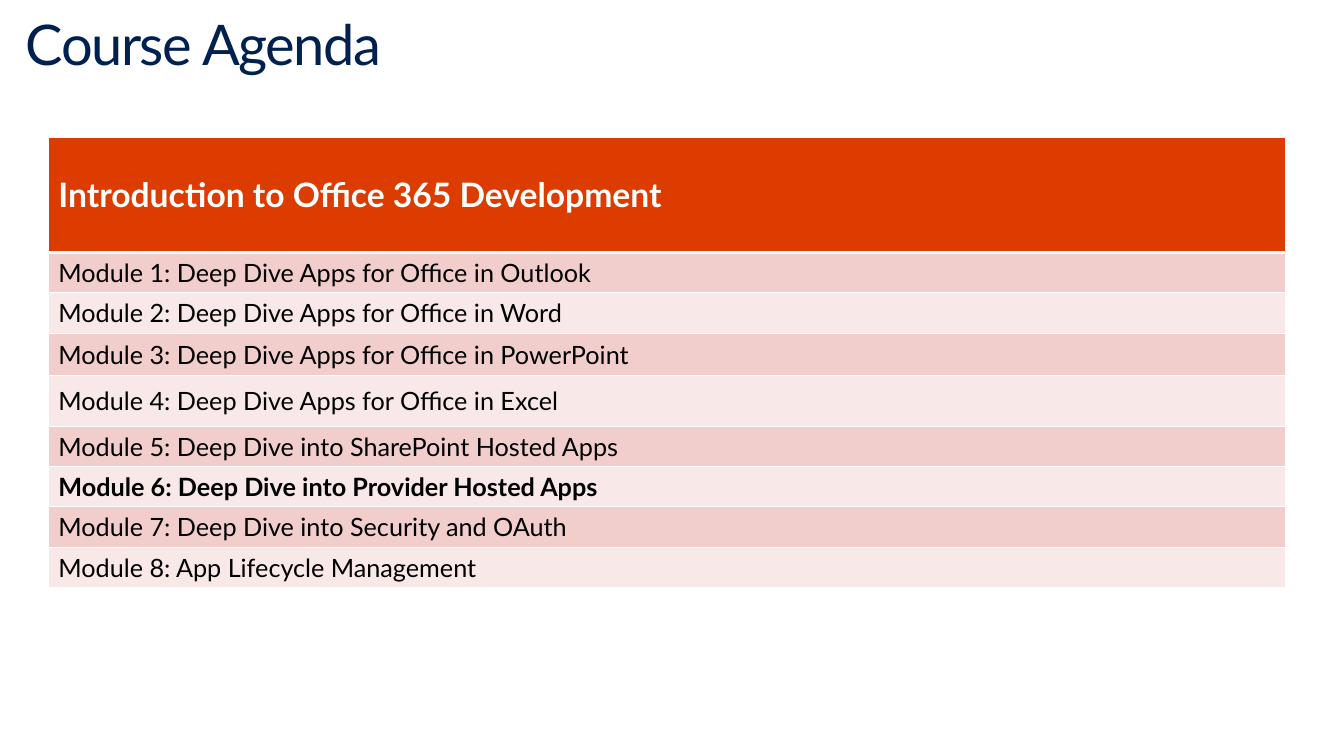
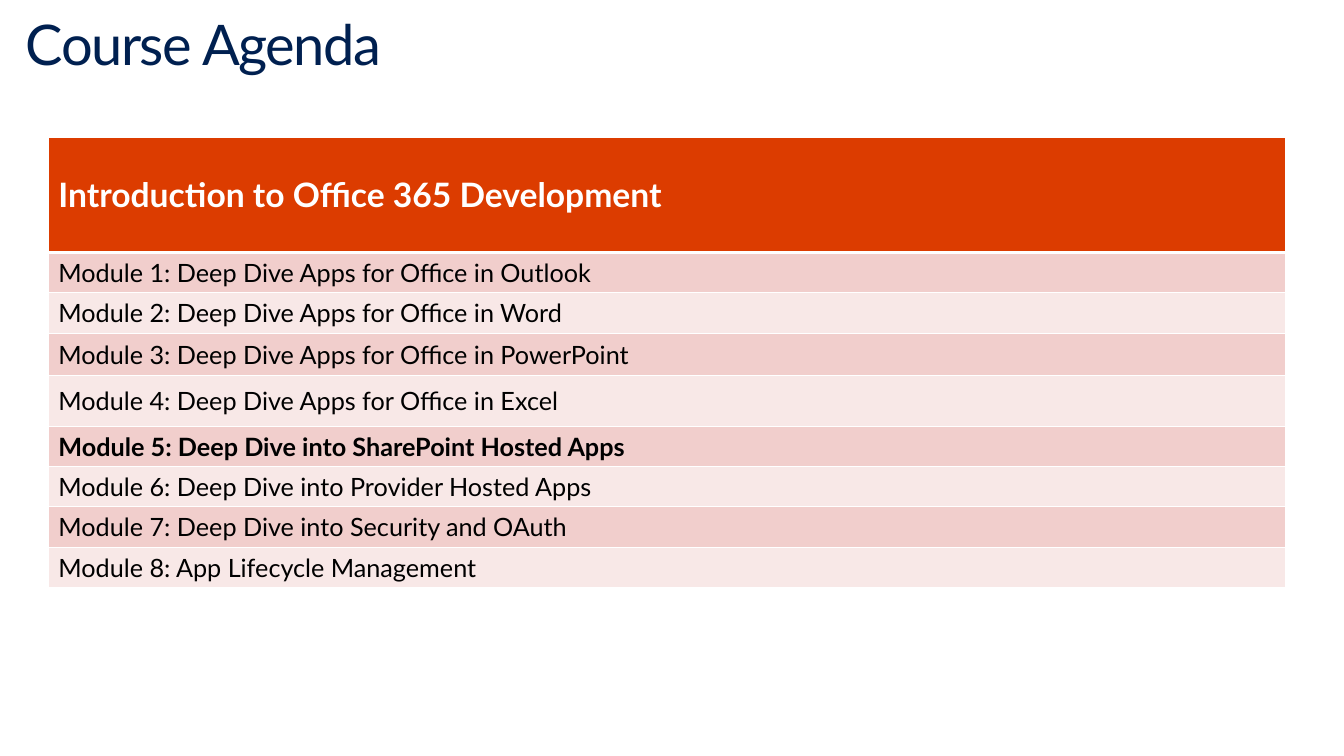
Before and after one commit to OfficeDev/TrainingContent, a slide deck: slide 2 of O3652-5 Deep Dive into SharePoint Hosted Apps/O3652-5 Deep Dive into SharePoint Hosted Apps.pptx. Drawn at 1344x756 pixels with LibreOffice and Linux fonts; fonts in the diff are those of the drawing. Boxes give left, top, right and bottom in pixels: in the first picture for what was removed or moved away, otherwise in the second. Text is boxed around its words. In the diff, an @@ line names an element or a change of style, - is before the commit and + after.

```diff
--- a/O3652-5 Deep Dive into SharePoint Hosted Apps/O3652-5 Deep Dive into SharePoint Hosted Apps.pptx
+++ b/O3652-5 Deep Dive into SharePoint Hosted Apps/O3652-5 Deep Dive into SharePoint Hosted Apps.pptx
@@ table at [48, 137, 1287, 588] @@
@@ bold on in "Module 5: Deep Dive into SharePoint Hosted ..." @@
@@ bold off in "Module 6: Deep Dive into Provider Hosted ..." @@
```
Also in this commit, not shown: 8 other slides changed, 5 slides added, 12 slides removed, 1 other file.
